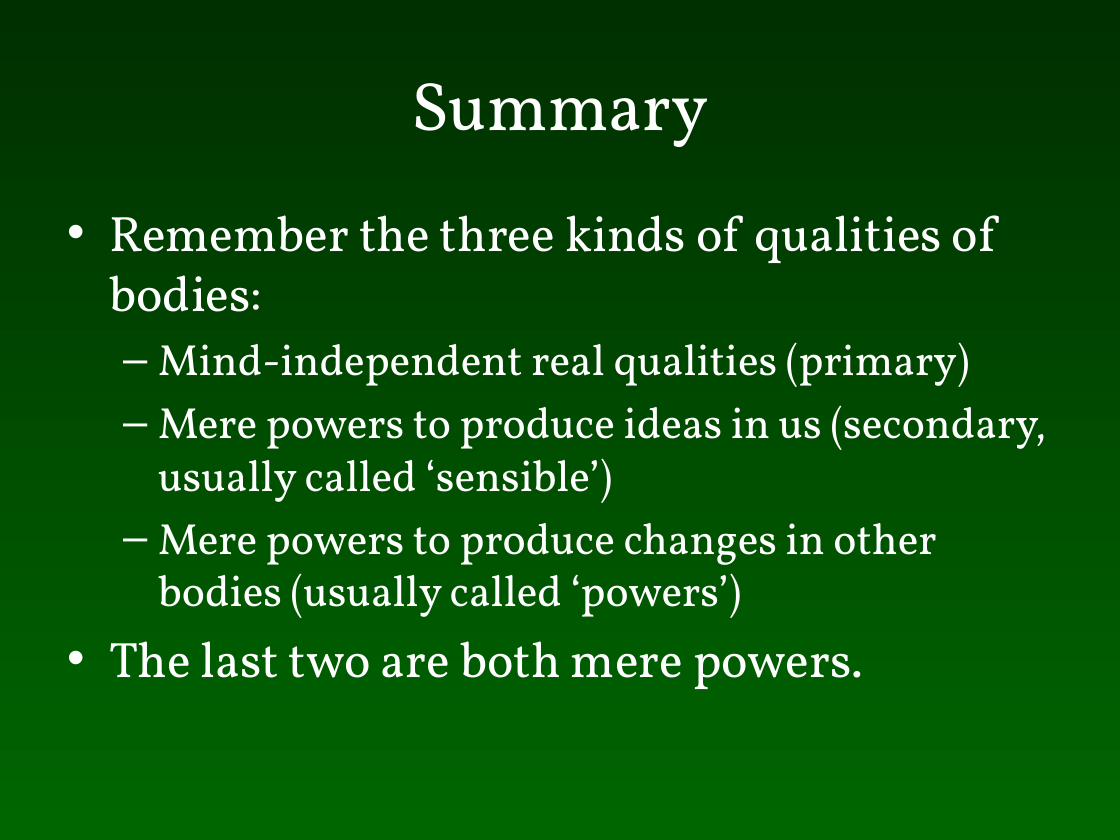
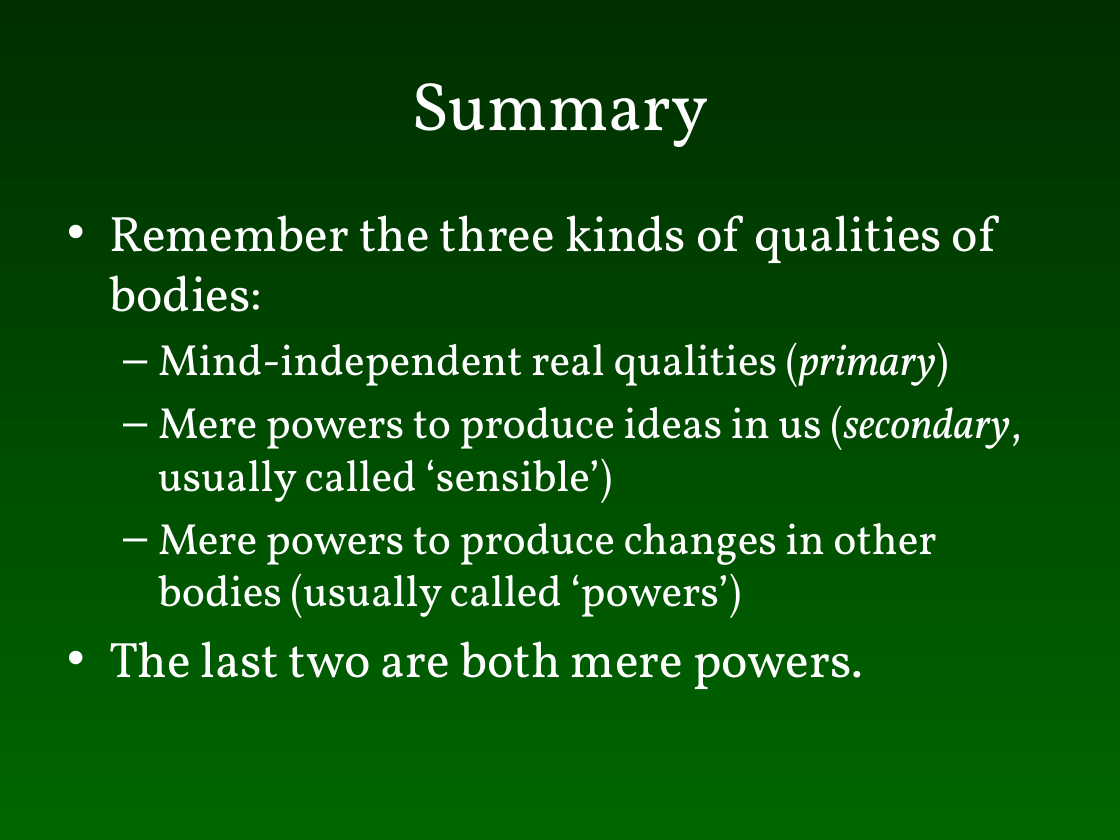
Before and after one commit to colemitchell/colemitchell.github.io, a slide deck: slide 30 of PHIL2220/Locke.ppt (slide 29 before the commit). Drawn at 1120x840 pixels with LibreOffice and Linux fonts; fonts in the diff are those of the drawing. Boxes give left, top, right and bottom in pixels: in the first picture for what was removed or moved away, otherwise in the second. Text is boxed around its words. In the diff, an @@ line names an element or a change of style, - is before the commit and + after.

```diff
--- a/PHIL2220/Locke.ppt
+++ b/PHIL2220/Locke.ppt
@@ text at bbox=[158, 342, 1022, 503]: italic on in "(primary)", "(secondary," @@
```
Also in this commit, not shown: 5 other slides changed, 1 slide added, 2 other files.
